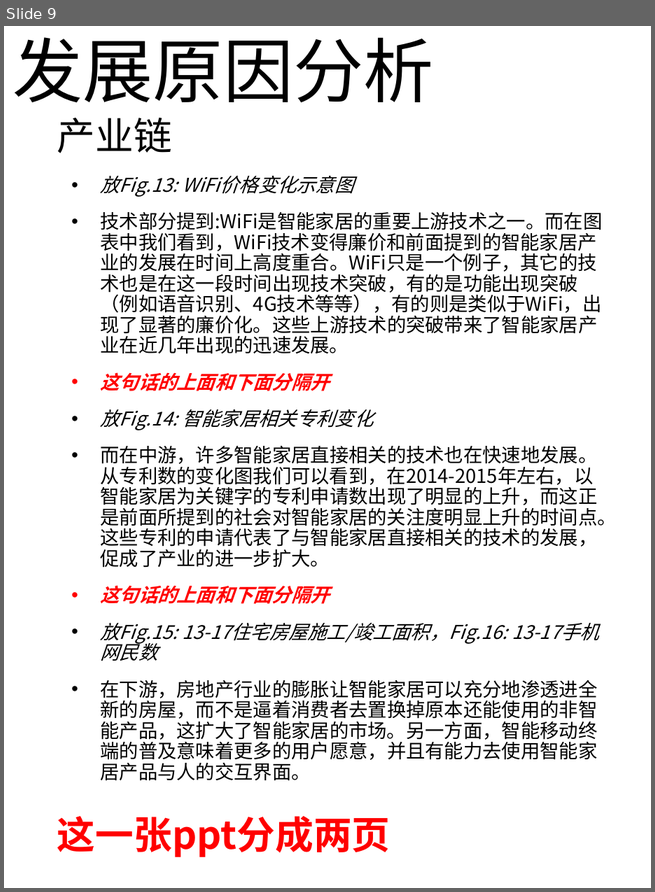
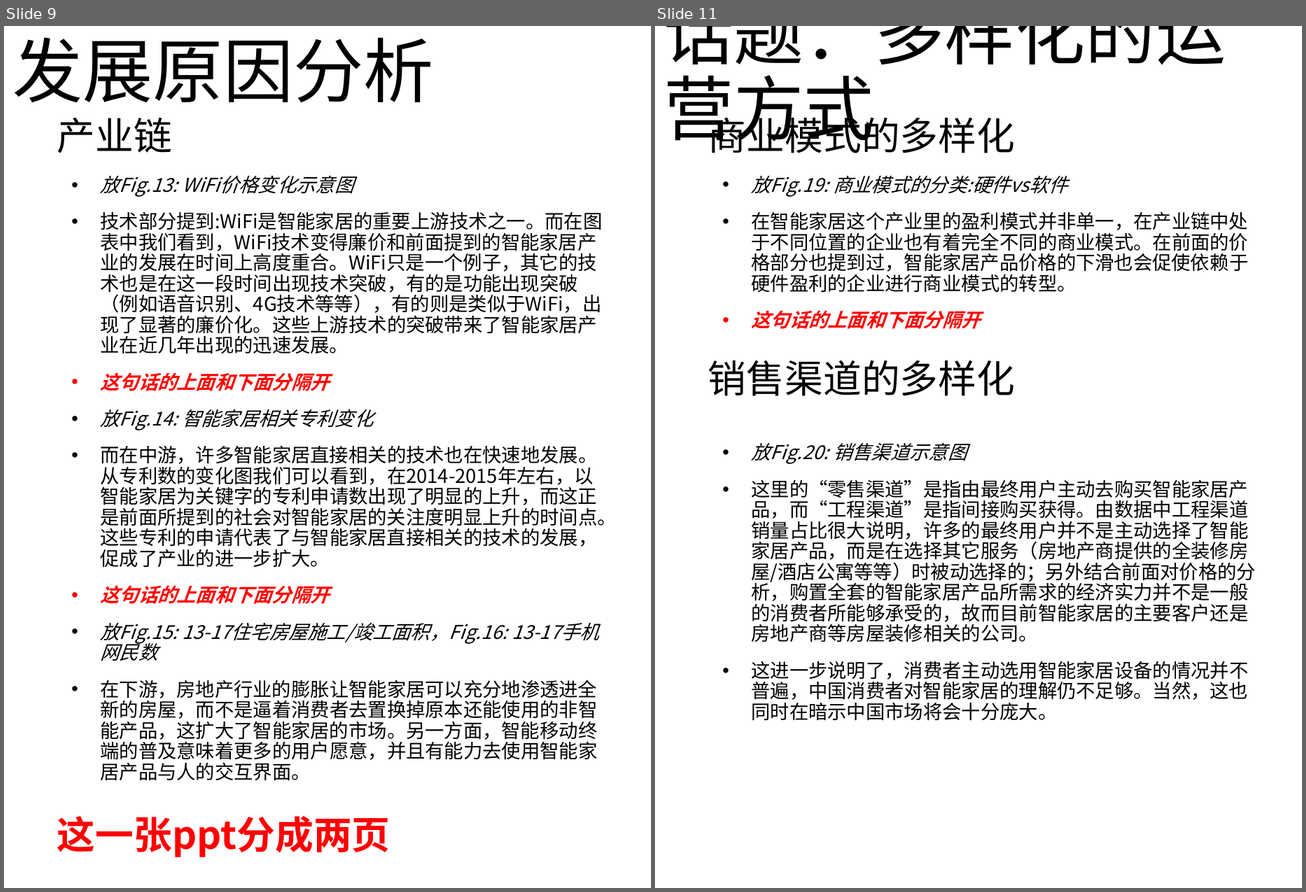
Before and after one commit to RLi43/Industry-Frontier, a slide deck: 市场/排版.pptx. Shown side by side, each under a label of ours: slide 9 before the commit, slides 9 and 11 after it; the slides between them are not shown. The pictures are 655x892 and 1306x892 pixels, drawn with LibreOffice and Linux fonts; fonts in the diff are those of the drawing. Boxes give left, top, right and bottom in pixels: in the first picture for what was removed or moved away, otherwise in the second. Text is boxed around its words. In the diff, an @@ line names an element or a change of style, - is before the commit and + after.

Commit message:
问题部分还剩最后一个，后面的感觉都需要整理了。.md文件中有新问题，标识为加粗双斜线了

```diff
--- a/市场/排版.pptx
+++ b/市场/排版.pptx
@@ slide 11 added at (x1=655, y1=26, x2=1302, y2=888), background #FFFFFF @@
@@ title added at (x1=663, y1=26, x2=1225, y2=152), 58.7 pt, text #000000 @@
+话题：多样化的运营方式
@@ text added at (x1=708, y1=111, x2=1015, y2=153), 32 pt, text #000000 @@
+商业模式的多样化
@@ text added at (x1=751, y1=176, x2=1248, y2=329), 16 pt, text #000000 @@
+• 放Fig.19: 商业模式的分类:硬件vs软件
+• 在智能家居这个产业里的盈利模式并非单一，在产业链中处于不同位置的企业也有着完全不同的商业模式。在前面的价格部分也提到过，智能家居产品价格的下滑也会促使依赖于硬件盈利的企业进行商业模式的转型。
+• 这句话的上面和下面分隔开
@@ text added at (x1=708, y1=361, x2=1015, y2=396), 32 pt, text #000000 @@
+销售渠道的多样化
@@ text added at (x1=751, y1=443, x2=1256, y2=721), 16 pt, text #000000 @@
+• 放Fig.20: 销售渠道示意图
+• 这里的“零售渠道”是指由最终用户主动去购买智能家居产品，而“工程渠道”是指间接购买获得。由数据中工程渠道销量占比很大说明，许多的最终用户并不是主动选择了智能家居产品，而是在选择其它服务（房地产商提供的全装修房屋/酒店公寓等等）时被动选择的；另外结合前面对价格的分析，购置全套的智能家居产品所需求的经济实力并不是一般的消费者所能够承受的，故而目前智能家居的主要客户还是房地产商等房屋装修相关的公司。
+• 这进一步说明了，消费者主动选用智能家居设备的情况并不普遍，中国消费者对智能家居的理解仍不足够。当然，这也同时在暗示中国市场将会十分庞大。
```
Also in this commit, not shown: 4 slides changed, 3 other slides added, 1 other file.
